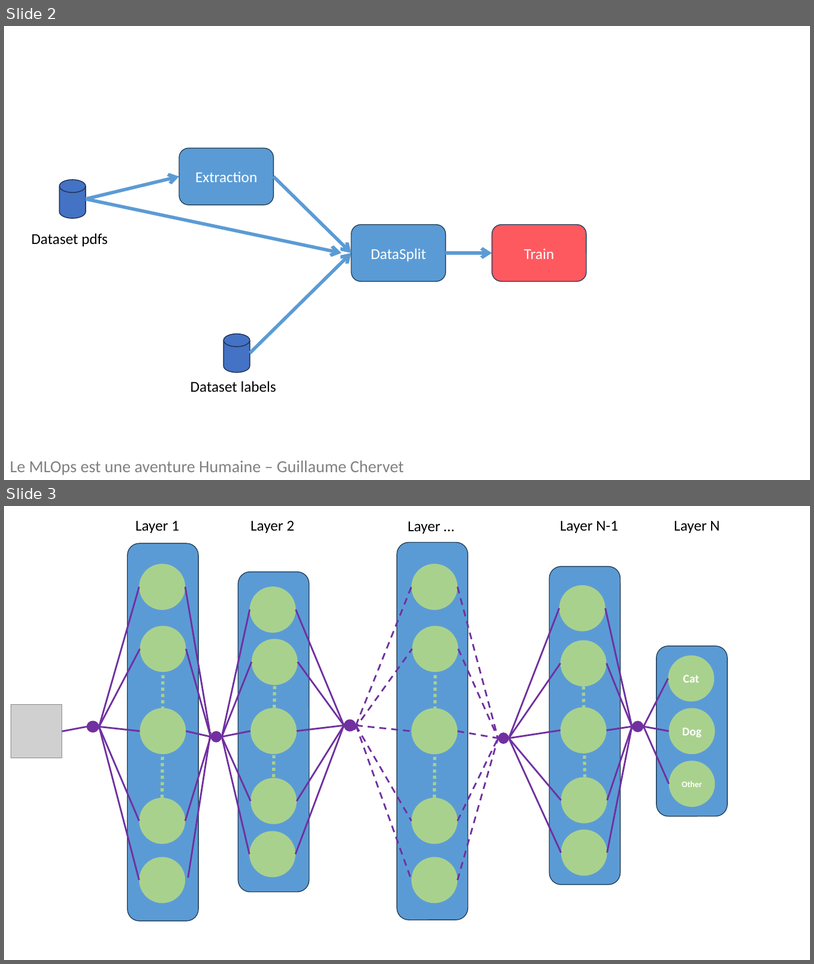
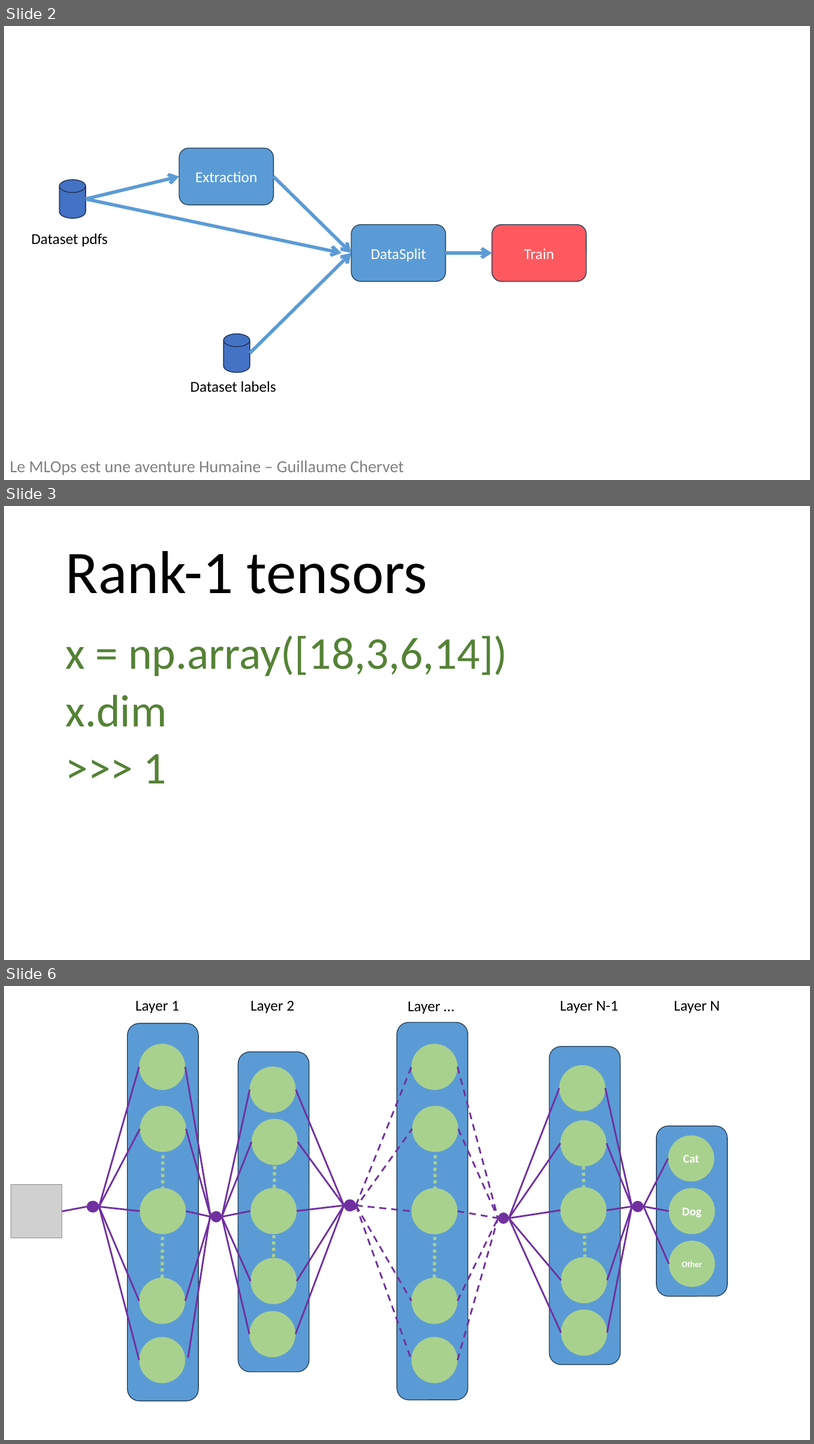
Before and after one commit to guillaume-chervet/Les-Minutes-MLOps, a slide deck: Episode 40 - Train/Les Minutes MLOPs Episode 40.pptx. Shown one above the other, each under a label of ours: slides 2 and 3 before the commit, slides 2, 3 and 6 after it; the slides between them are not shown. The pictures are 814x964 and 814x1444 pixels, drawn with LibreOffice and Linux fonts; fonts in the diff are those of the drawing; grey boxes stand for pictures. Boxes give left, top, right and bottom in pixels: in the first picture for what was removed or moved away, otherwise in the second. Text is boxed around its words. In the diff, an @@ line names an element or a change of style, - is before the commit and + after.

```diff
--- a/Episode 40 - Train/Les Minutes MLOPs Episode 40.pptx
+++ b/Episode 40 - Train/Les Minutes MLOPs Episode 40.pptx
@@ slide 3 added at <box>4,506,810,960</box>, background #FFFFFF @@
@@ title added at <box>65,551,428,594</box>, 72 pt, text #000000 @@
+Rank-1 tensors
@@ text added at <box>65,636,508,783</box>, 54 pt, text #548235 @@
+x = np.array([18,3,6,14])
+x.dim
+>>> 1
@@ what was slide 3 is now slide 6 @@
```
Also in this commit, not shown: 1 slide changed, 5 other slides added, 1 other file.
